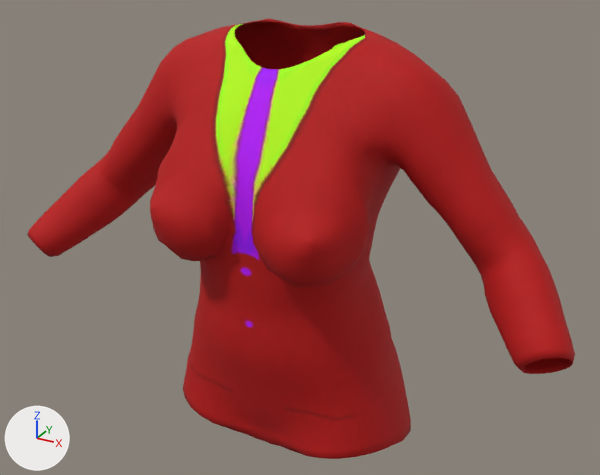
The glTF model public/models/studio/pieces/top_suit_jacket.glb as it was, and as the next commit left it.
Camera for both pictures: a camera (50 mm lens) standing at (0.535, -0.978, 1.531) and looking at (0.015, -0.034, 1.058). Arrows for +X, +Y and +Z are at lower left; the lights stay in place. The first picture is the older version. Both versions are drawn at full value of the shape key 'Bust_Pos' of 'Outfit_top_suit_jacket'; the numbers are the values there. Vertices at exactly the same position are counted once.

Names of what the first picture shows: 'Outfit_top_suit_jacket'.
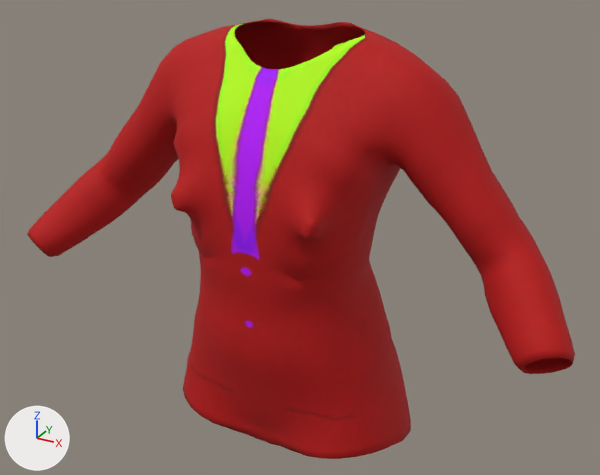
Location of each change, (x1, y1, x2, y2) in pixels of the pictures (600 x 475 px; the box of a moved part takes in the faces that stretch with it):
part 1 of me_piece_top_suit_jacket, moved or reshaped: before (150, 100, 389, 287); after (171, 100, 389, 284)

Diff of the bpy script that builds the scene:
```diff
--- a/public/models/studio/pieces/top_suit_jacket.glb.py
+++ b/public/models/studio/pieces/top_suit_jacket.glb.py
@@ me_piece_top_suit_jacket @@
 # used by ob_outfit_top_suit_jacket; location = (0.0, 0.0, 0.0)
-me_piece_top_suit_jacket.from_pydata(...)  # 5092 vertices, 10192 faces; spans x -0.424..0.415, y -0.197..0.1, z 0.751..1.349
+me_piece_top_suit_jacket.from_pydata(...)  # 5092 vertices, 10192 faces; spans x -0.424..0.415, y -0.168..0.099, z 0.752..1.349
+# me_piece_top_suit_jacket part 1: 700 of 5092 vertices moved; they spanned x -0.158..0.158, y -0.197..-0.056, z 1.047..1.238 and now span x -0.145..0.145, y -0.168..-0.056, z 1.048..1.237; mean shift (0.0, 0.013, 0.009); largest move (0.086, -0.175, 1.062) -> (0.089, -0.153, 1.119)
 me_piece_top_suit_jacket.materials.append(mat_piece_cotton_018)
```
